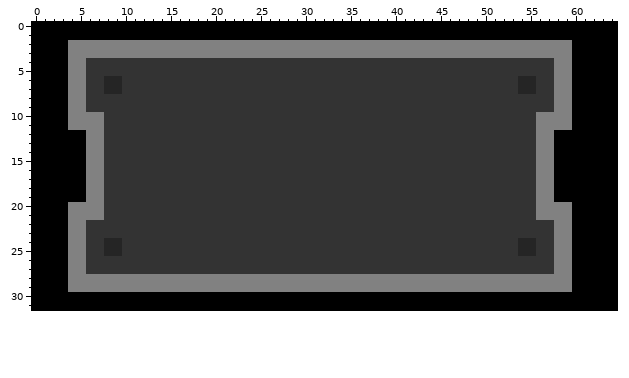
One commit to this pixel-art file: Assets/Visual/In Dev/Blank-Kit.aseprite. Above, as it was before the edit.
65x32 pixels, 1 frame.
The same view after the edit:
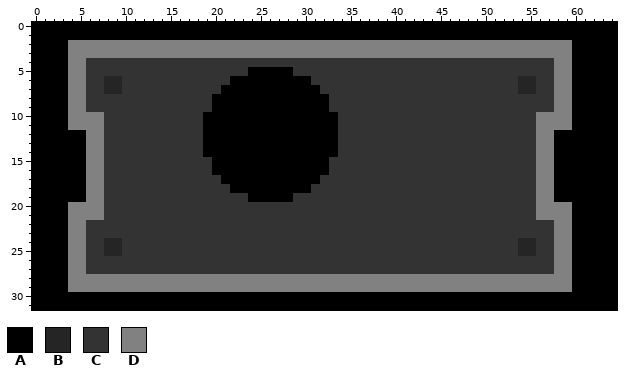
Palette (. is transparent): A #000000  B #252525  C #333333  D #818181
Difference:
layer "Mace BG" added
Layer "Mace BG":
Colour C becomes colour A in row 5 at x 24 to 28; in row 6 at x 22 to 30; in row 7 at x 21 to 31; in rows 8 to 9 at x 20 to 32; in rows 10 to 14 at x 19 to 33; in rows 15 to 16 at x 20 to 32.
Colour C becomes colour A in row 17 at x 21 to 31; in row 18 at x 22 to 30; in row 19 at x 24 to 28.
Pixel boxes of the changes (left, top, right, bottom) in both pictures:
changed: (203, 67, 338, 202)
